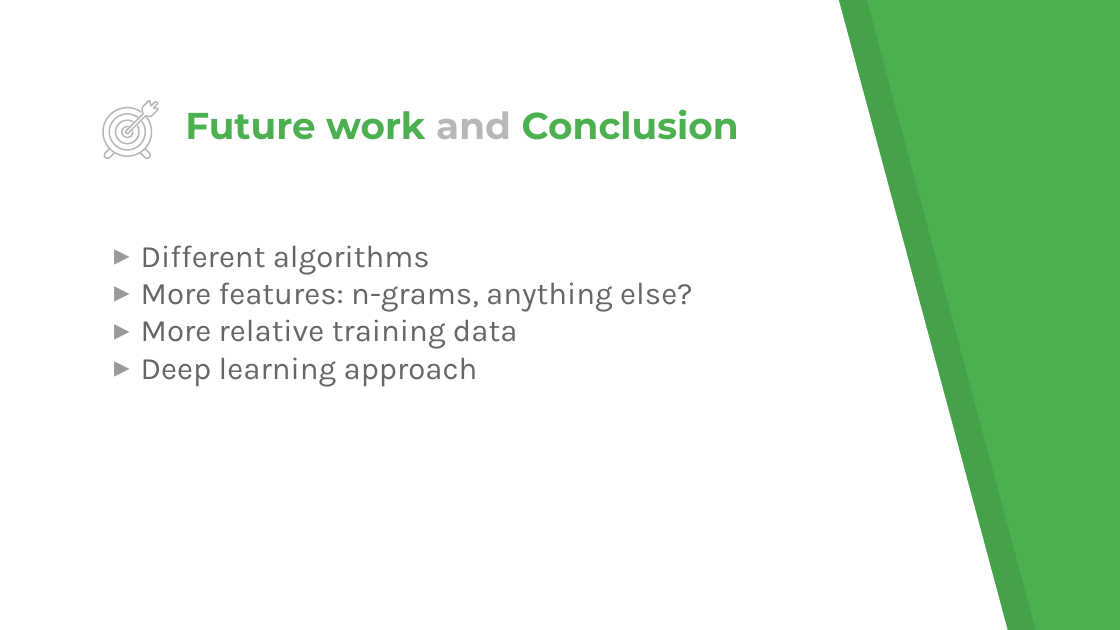
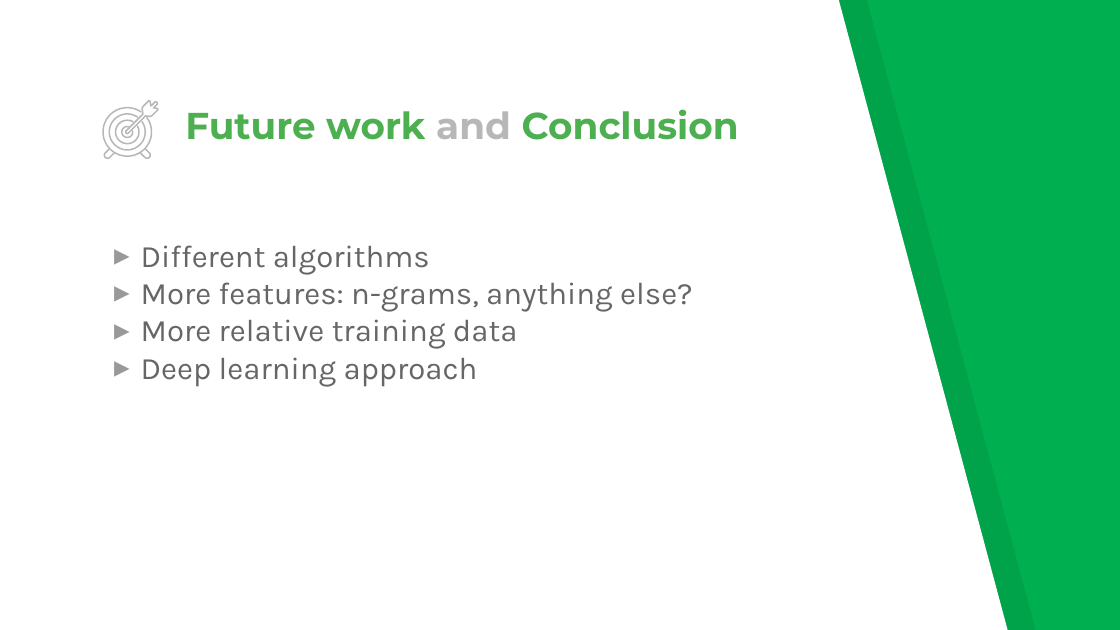
Before and after one commit to wsdm-cup-2017/goosefoot, a slide deck: slide 15 of docs/wsdm.pptx (slide 13 before the commit). Drawn at 1120x630 pixels with LibreOffice and Linux fonts; fonts in the diff are those of the drawing. Boxes give left, top, right and bottom in pixels: in the first picture for what was removed or moved away, otherwise in the second. Text is boxed around its words. In the diff, an @@ line names an element or a change of style, - is before the commit and + after.

```diff
--- a/docs/wsdm.pptx
+++ b/docs/wsdm.pptx
@@ background #4CAF50 to #00B050 @@
```
Also in this commit, not shown: 3 other slides changed, 2 slides added.
